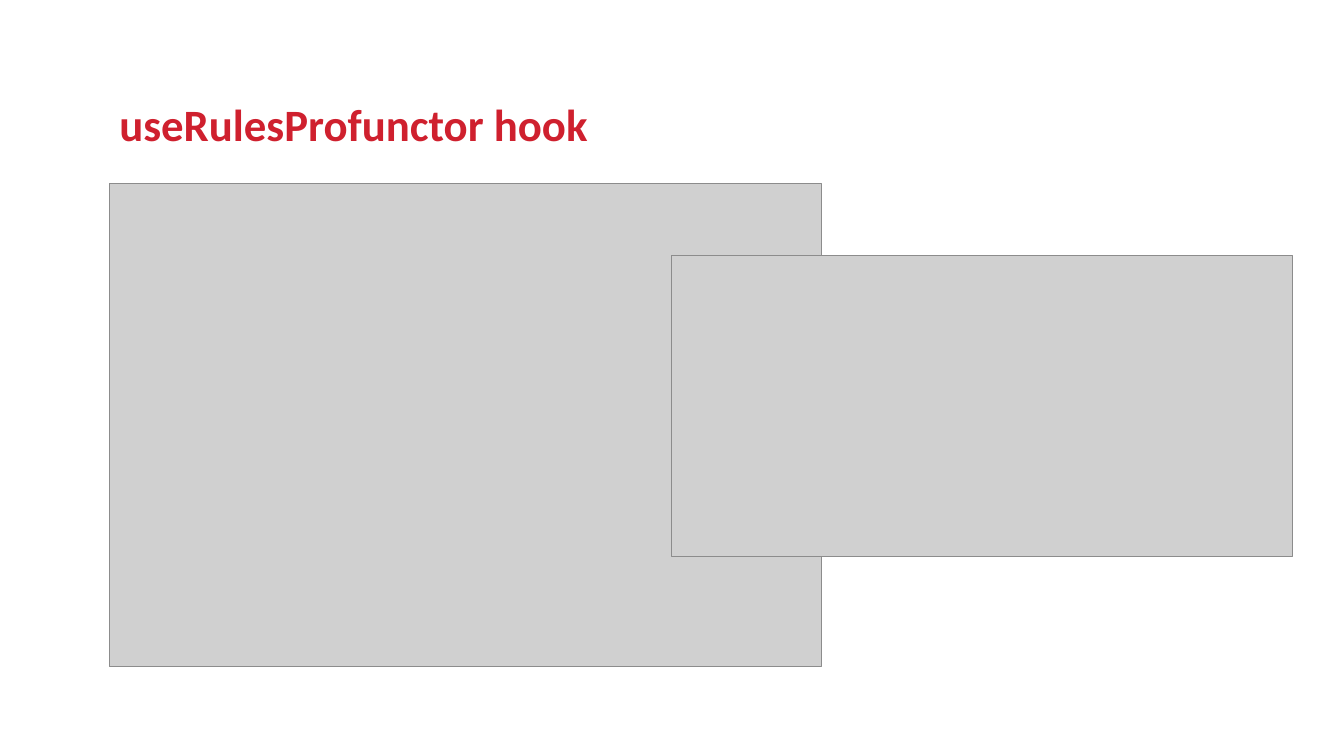
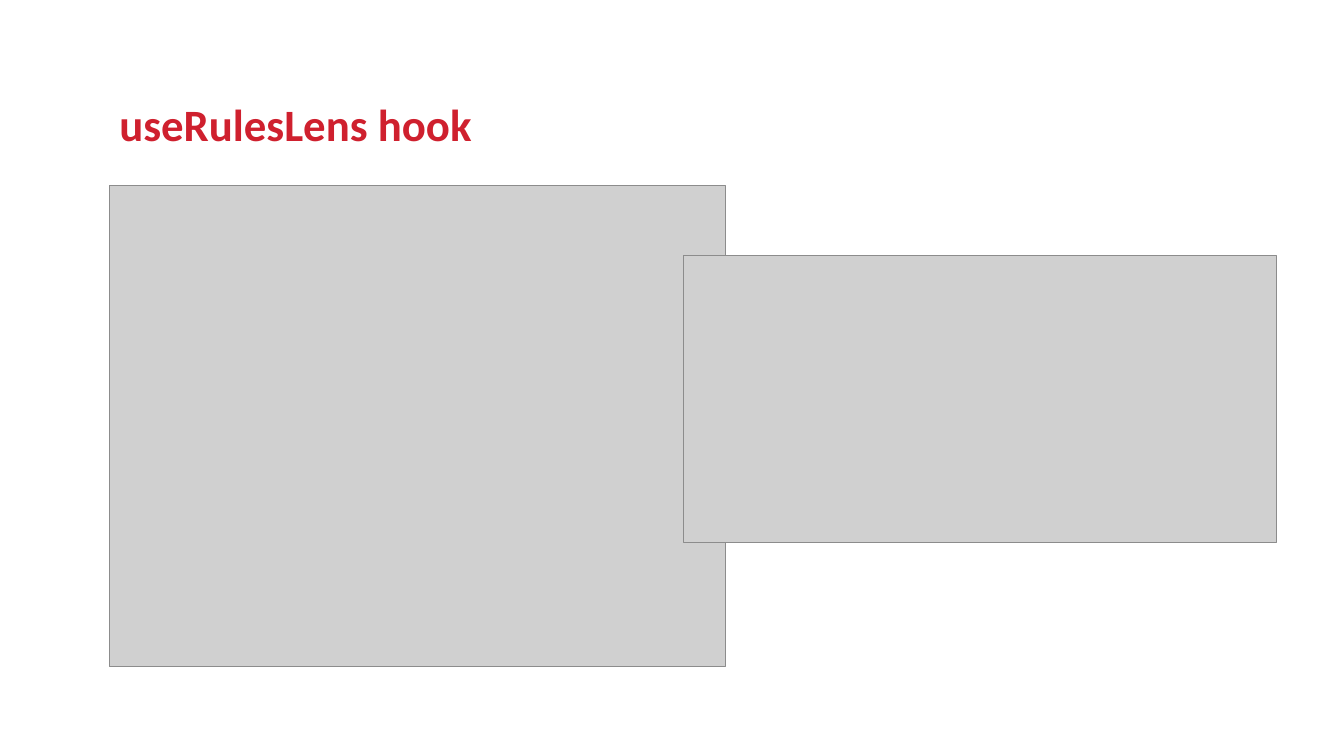
Before and after one commit to osstotalsoft/jsbb, a slide deck: slide 15 of docs/Rules-algebra.pptx. Drawn at 1344x756 pixels with LibreOffice and Linux fonts; fonts in the diff are those of the drawing; grey boxes stand for pictures; background and template pictures are left out. Boxes give left, top, right and bottom in pixels: in the first picture for what was removed or moved away, otherwise in the second. Text is boxed around its words. In the diff, an @@ line names an element or a change of style, - is before the commit and + after.

```diff
--- a/docs/Rules-algebra.pptx
+++ b/docs/Rules-algebra.pptx
@@ title at (119,109,472,142): text changed @@
-useRulesProfunctor hook
+useRulesLens hook
@@ picture: place and size @@
-picture at (109,184,821,666)
+picture at (109,187,725,667)
@@ picture: place and size @@
-picture at (673,255,1294,557)
+picture at (685,255,1276,542)
```
Also in this commit, not shown: 1 other slide changed, 1 slide added, 1 slide removed, 2 other files.
